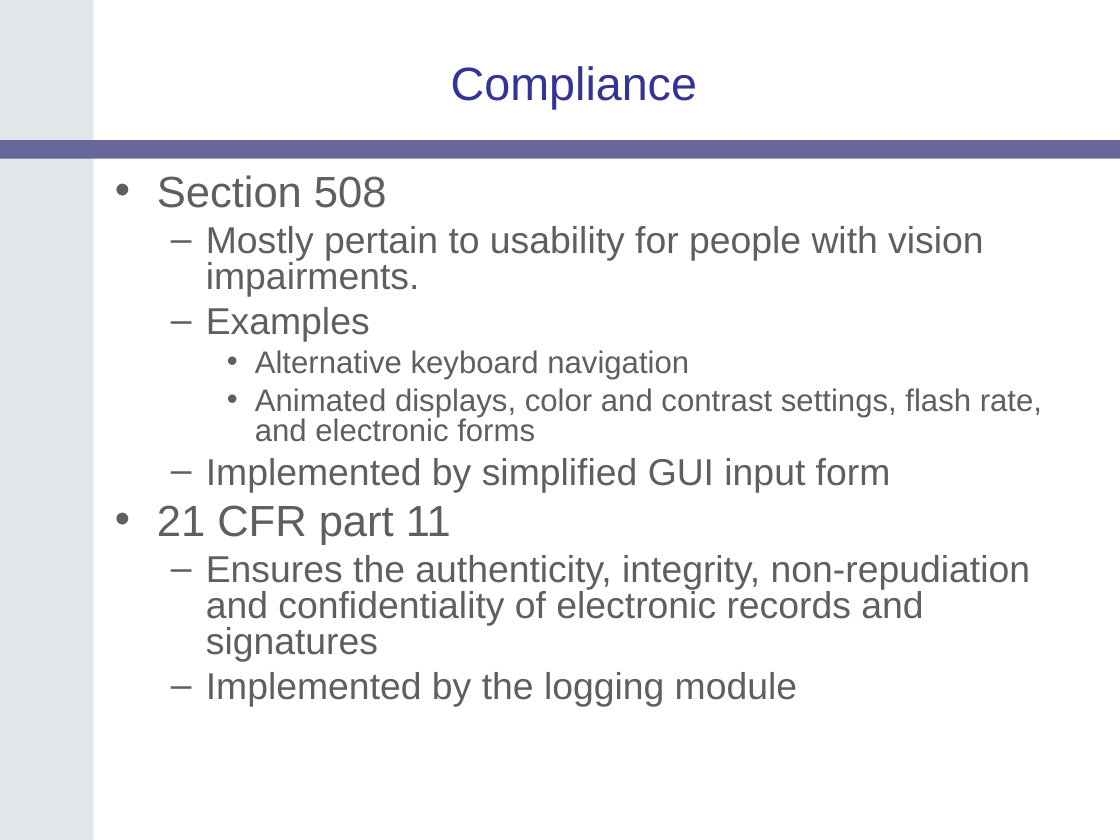
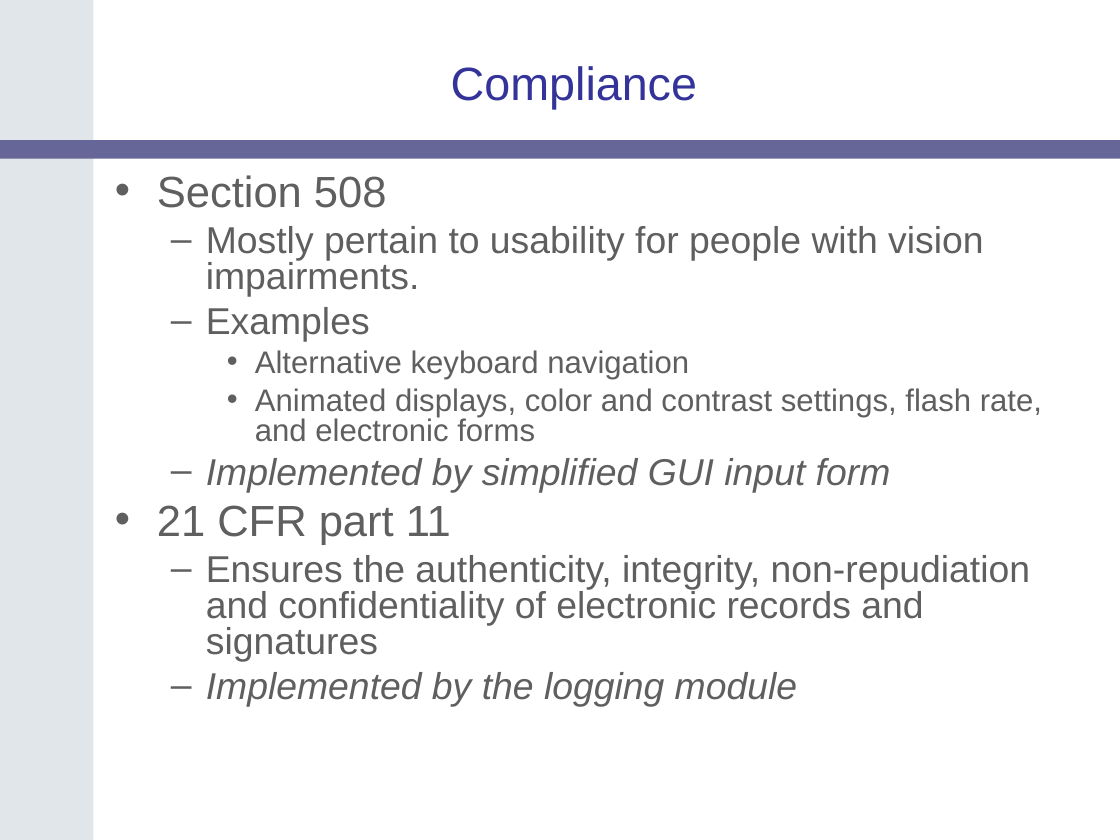
Before and after one commit to NCIP/catrip, a slide deck: slide 23 of catrip/documentation/presentations/catrip_beta_demo_2006_11_01/catrip_demo_2006_11_01.ppt. Drawn at 1120x840 pixels with LibreOffice and Linux fonts; fonts in the diff are those of the drawing; background and template pictures are left out. Boxes give left, top, right and bottom in pixels: in the first picture for what was removed or moved away, otherwise in the second. Text is boxed around its words. In the diff, an @@ line names an element or a change of style, - is before the commit and + after.

Commit message:
made a couple changes to logging slide
SVN-Revision: 1096

```diff
--- a/catrip/documentation/presentations/catrip_beta_demo_2006_11_01/catrip_demo_2006_11_01.ppt
+++ b/catrip/documentation/presentations/catrip_beta_demo_2006_11_01/catrip_demo_2006_11_01.ppt
@@ text at (206,458,891,707): italic on in "Implemented by simplified GUI input form", "Implemented by the logging module" @@
```
Also in this commit, not shown: 1 other slide changed.
